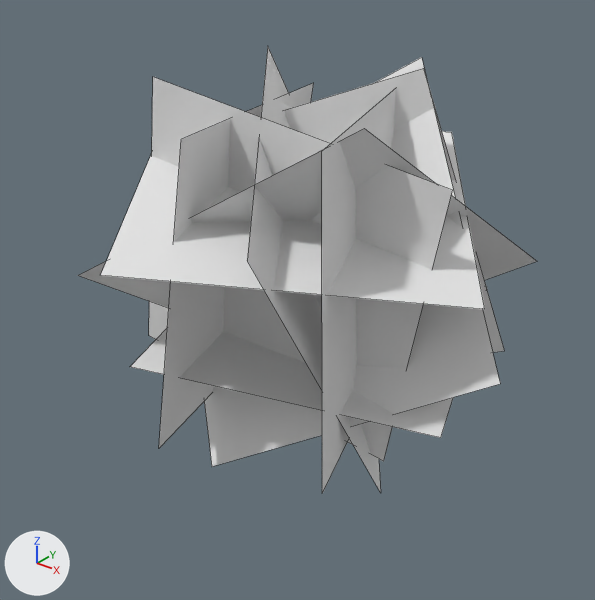
One commit to the OBJ model assets/mcme/models/block/apple_leaves_3.obj: the scene before it, then after it.
Both versions are drawn from a 50 mm lens placed at (2.75, -3.48, 2.15), pointed at (0.42, -0.58, 0.35). The lights are fixed; the arrows at lower left show +X, +Y and +Z. Mesh edges are drawn as thin lines. Where no turn or scale is listed for an object, it has been applied to the vertices. Vertices at the same position are counted once.

Script lines for the objects in view, before the commit:
```python
ob_bottom = bpy.data.objects.new('bottom', me_bottom)
ob_bottom.location = (0.0, 0.0, 0.0)
ob_east = bpy.data.objects.new('east', me_east)
ob_east.location = (0.0, 0.0, 0.0)
ob_east_001 = bpy.data.objects.new('east.001', me_east_001)
ob_east_001.location = (0.0, 0.0, 0.0)
ob_north = bpy.data.objects.new('north', me_north)
ob_north.location = (0.0, 0.0, 0.0)
ob_south = bpy.data.objects.new('south', me_south)
ob_south.location = (0.0, 0.0, 0.0)
ob_south_001 = bpy.data.objects.new('south.001', me_south_001)
ob_south_001.location = (0.0, 0.0, 0.0)
ob_top = bpy.data.objects.new('top', me_top)
ob_top.location = (0.0, 0.0, 0.0)
ob_west = bpy.data.objects.new('west', me_west)
ob_west.location = (0.0, 0.0, 0.0)
ob_west_001 = bpy.data.objects.new('west.001', me_west_001)
ob_west_001.location = (0.0, 0.0, 0.0)
# me_east
# before: 0 (-0.1, -0.3, -0.46), 1 (1.25, 0.12, 0.05) at pixel (504, 350), 2 (-0.58, -0.5, 0.95), 3 (0.77, -0.08, 1.46) at pixel (423, 68)
# me_north
# before: 0 (1.06, -1.2, -0.14) at pixel (322, 493), 1 (0.55, 0.21, -0.15), 2 (1.04, -1.21, 1.36) at pixel (321, 151), 3 (0.53, 0.2, 1.35)
# me_south
# before: 0 (-0.21, 0.04, -0.23), 1 (-0.05, 0.15, 1.25) at pixel (313, 82), 2 (0.23, -1.39, -0.18) at pixel (158, 448), 3 (0.4, -1.28, 1.31) at pixel (181, 139)
# me_top
# before: 0 (1.39, -0.8, 0.07) at pixel (440, 437), 1 (-0.02, -1.31, 0.14) at pixel (129, 366), 2 (-0.52, 0.1, 0.2), 3 (0.89, 0.61, 0.13) at pixel (487, 286)
# me_west
# before: 0 (1.02, -0.64, -0.32) at pixel (383, 461), 1 (-0.45, -0.82, -0.04) at pixel (148, 335), 2 (1.31, -0.73, 1.15) at pixel (452, 190), 3 (-0.15, -0.91, 1.43) at pixel (152, 76)
```
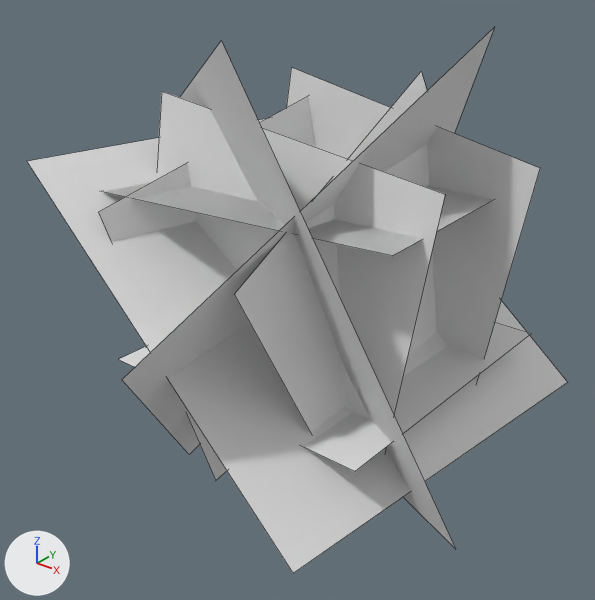
Where the change shows, as pixel boxes [x1, y1, x2, y2] in the pictures (595 x 600 px):
'diagonal_3', added
    after: [27, 118, 567, 573]
'west', reshaped
    before: [149, 77, 452, 461]
    after: [286, 67, 540, 382]
'east', reshaped
    before: [284, 68, 504, 352]
    after: [157, 91, 445, 451]
'bottom', reshaped
    before: [101, 131, 485, 309]
    after: [119, 323, 531, 471]
'north', reshaped
    before: [322, 89, 395, 493]
    after: [234, 72, 436, 433]
'south.001', deleted
    before: [204, 57, 500, 467]
'south', reshaped
    before: [159, 83, 314, 448]
    after: [98, 96, 315, 480]
'diagonal_1', added
    after: [122, 28, 494, 455]
'top', reshaped
    before: [130, 286, 487, 438]
    after: [104, 183, 492, 256]
'diagonal_2', added
    after: [179, 41, 456, 549]
'west.001', deleted
    before: [78, 128, 536, 308]
'east.001', deleted
    before: [247, 47, 381, 492]
'top.001', added
    after: [109, 182, 488, 254]

Edits to the bpy script that builds the scene:
```text
Change me_bottom:
    where me_bottom.from_pydata(...)  # 4 vertices, 1 face; spans x -0.53..1.52, y -1.66..0.42, z 0.72..1.16
    me_bottom part 1
    me_bottom.vertices[0].co: (1.52, -0.78, 0.72) -> (1.33, 0.23, 0.13)  # pixel (484, 309) -> pixel (531, 333)
    me_bottom.vertices[1].co: (0.31, -1.66, 0.84) -> (-0.17, 0.29, 0.07)  # pixel (100, 275) -> not seen
    me_bottom.vertices[2].co: (-0.53, -0.46, 1.16) -> (-0.23, -1.21, 0.06)  # not seen -> pixel (118, 359)
    me_bottom.vertices[3].co: (0.68, 0.42, 1.04) -> (1.27, -1.27, 0.12)  # pixel (451, 132) -> pixel (355, 471)
Change me_east:
    where me_east.from_pydata(...)  # 4 vertices, 1 face; spans x -0.58..1.25, y -0.5..0.12, z -0.46..1.46
    verts and faces of me_east; kept vertices keep their numbers, new ones are numbered from 4
    me_east part 2
    add delete_vertices([*range(0, 4)])  # with the faces that use them
    add verts[4] = (-0.14, -0.87, 1.36)  # pixel (161, 91)
    add verts[5] = (1.35, -0.85, 1.17)  # pixel (445, 194)
    add verts[6] = (1.16, -0.95, -0.31)
    add verts[7] = (-0.33, -0.96, -0.12)
    add faces += [(4, 7, 6, 5)]
Change me_north:
    where me_north.from_pydata(...)  # 4 vertices, 1 face; spans x 0.53..1.06, y -1.21..0.21, z -0.15..1.36
    verts and faces of me_north; kept vertices keep their numbers, new ones are numbered from 4
    me_north part 3
    add delete_vertices([*range(0, 4)])  # with the faces that use them
    add verts[4] = (0.87, -1.51, 0.86)  # pixel (234, 294)
    add verts[5] = (0.79, -0.13, 1.45)  # pixel (421, 71)
    add verts[6] = (0.99, 0.47, 0.09)
    add verts[7] = (1.07, -0.91, -0.5)
    add faces += [(4, 7, 6, 5)]
Change me_south:
    where me_south.from_pydata(...)  # 4 vertices, 1 face; spans x -0.21..0.4, y -1.39..0.15, z -0.23..1.31
    verts and faces of me_south; kept vertices keep their numbers, new ones are numbered from 4
    me_south part 4
    add delete_vertices([*range(0, 4)])  # with the faces that use them
    add verts[4] = (0.08, 0.07, 1.25)
    add verts[5] = (-0.02, -1.39, 0.95)  # pixel (98, 212)
    add verts[6] = (0.32, -1.11, -0.49)  # pixel (215, 480)
    add verts[7] = (0.42, 0.35, -0.18)
    add faces += [(4, 7, 6, 5)]
Change me_top:
    where me_top.from_pydata(...)  # 4 vertices, 1 face; spans x -0.52..1.39, y -1.31..0.61, z 0.07..0.2
    verts and faces of me_top; kept vertices keep their numbers, new ones are numbered from 4
    me_top part 5
    add delete_vertices([*range(0, 4)])  # with the faces that use them
    add verts[4] = (1.29, -1.11, 1.0)  # pixel (392, 255)
    add verts[5] = (-0.2, -1.23, 0.96)  # pixel (99, 191)
    add verts[6] = (-0.32, 0.26, 0.86)
    add verts[7] = (1.17, 0.38, 0.9)
    add faces += [(4, 7, 6, 5)]
Change me_west:
    where me_west.from_pydata(...)  # 4 vertices, 1 face; spans x -0.45..1.31, y -0.91..-0.64, z -0.32..1.43
    verts and faces of me_west; kept vertices keep their numbers, new ones are numbered from 4
    me_west part 6
    add delete_vertices([*range(0, 4)])  # with the faces that use them
    add verts[4] = (1.18, -0.15, -0.36)
    add verts[5] = (1.42, -0.17, 1.12)  # pixel (540, 168)
    add verts[6] = (-0.05, -0.03, 1.36)  # pixel (291, 67)
    add verts[7] = (-0.29, -0.02, -0.12)
    add faces += [(4, 7, 6, 5)]
Add me_top_001:
    me_top_001.from_pydata([(1.29, -1.11, 1.0), (-0.2, -1.23, 0.96), (-0.32, 0.26, 0.86), (1.17, 0.38, 0.9)], [], [(0, 1, 2, 3)])
    me_top_001.materials.append(mat_m_ac3d92fe_f5b1_a3a3_7d87_db428bb26680)  # its picture is missing
Add me_diagonal_3:
    me_diagonal_3.from_pydata([(1.5, 0.41, -0.19), (-0.19, 0.64, 1.03), (-0.41, -1.45, 1.11), (1.28, -1.67, -0.1)], [], [(2, 1, 0, 3)])
    me_diagonal_3.materials.append(mat_m_ac3d92fe_f5b1_a3a3_7d87_db428bb26680)  # its picture is missing
Add me_diagonal_2:
    me_diagonal_2.from_pydata([(0.73, -1.37, 1.72), (-0.85, -0.16, 1.06), (0.1, 0.06, -0.8), (1.68, -1.15, -0.13)], [], [(2, 1, 0, 3)])
    me_diagonal_2.materials.append(mat_m_ac3d92fe_f5b1_a3a3_7d87_db428bb26680)  # its picture is missing
Add me_diagonal_1:
    me_diagonal_1.from_pydata([(1.19, -0.25, 1.69), (0.25, 0.89, 0.29), (-0.21, -0.79, -0.76), (0.72, -1.93, 0.64)], [], [(2, 1, 0, 3)])
    me_diagonal_1.materials.append(mat_m_ac3d92fe_f5b1_a3a3_7d87_db428bb26680)  # its picture is missing
Remove ob_east_001:
    ob_east_001 = bpy.data.objects.new('east.001', me_east_001)
Remove ob_south_001:
    ob_south_001 = bpy.data.objects.new('south.001', me_south_001)
Remove ob_west_001:
    ob_west_001 = bpy.data.objects.new('west.001', me_west_001)
Add ob_top_001:
    ob_top_001 = bpy.data.objects.new('top.001', me_top_001)
    ob_top_001.location = (0.0, 0.0, 0.0)
Add ob_diagonal_3:
    ob_diagonal_3 = bpy.data.objects.new('diagonal_3', me_diagonal_3)
    ob_diagonal_3.location = (0.0, 0.0, 0.0)
Add ob_diagonal_2:
    ob_diagonal_2 = bpy.data.objects.new('diagonal_2', me_diagonal_2)
    ob_diagonal_2.location = (0.0, 0.0, 0.0)
Add ob_diagonal_1:
    ob_diagonal_1 = bpy.data.objects.new('diagonal_1', me_diagonal_1)
    ob_diagonal_1.location = (0.0, 0.0, 0.0)
```
